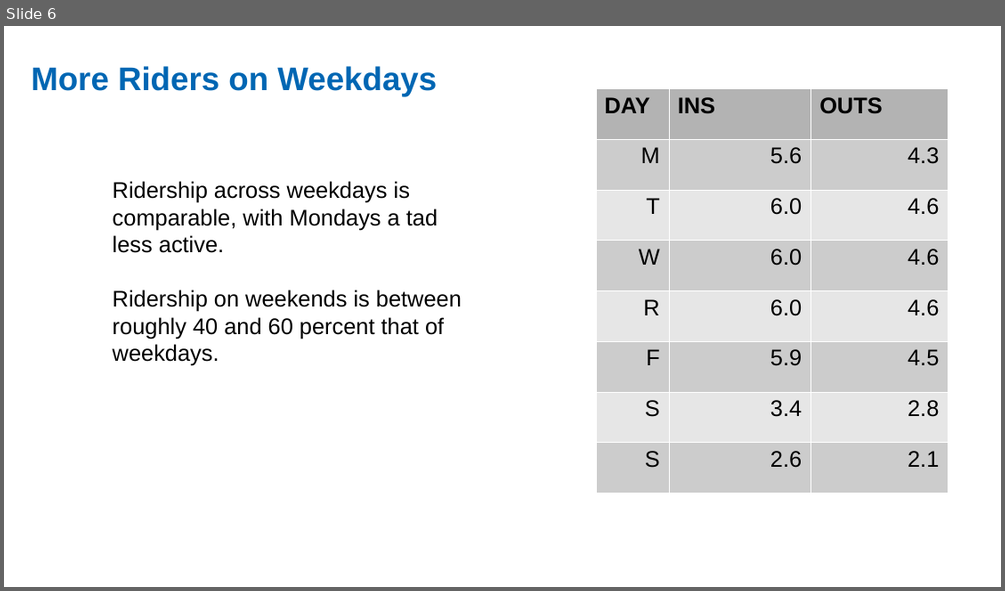
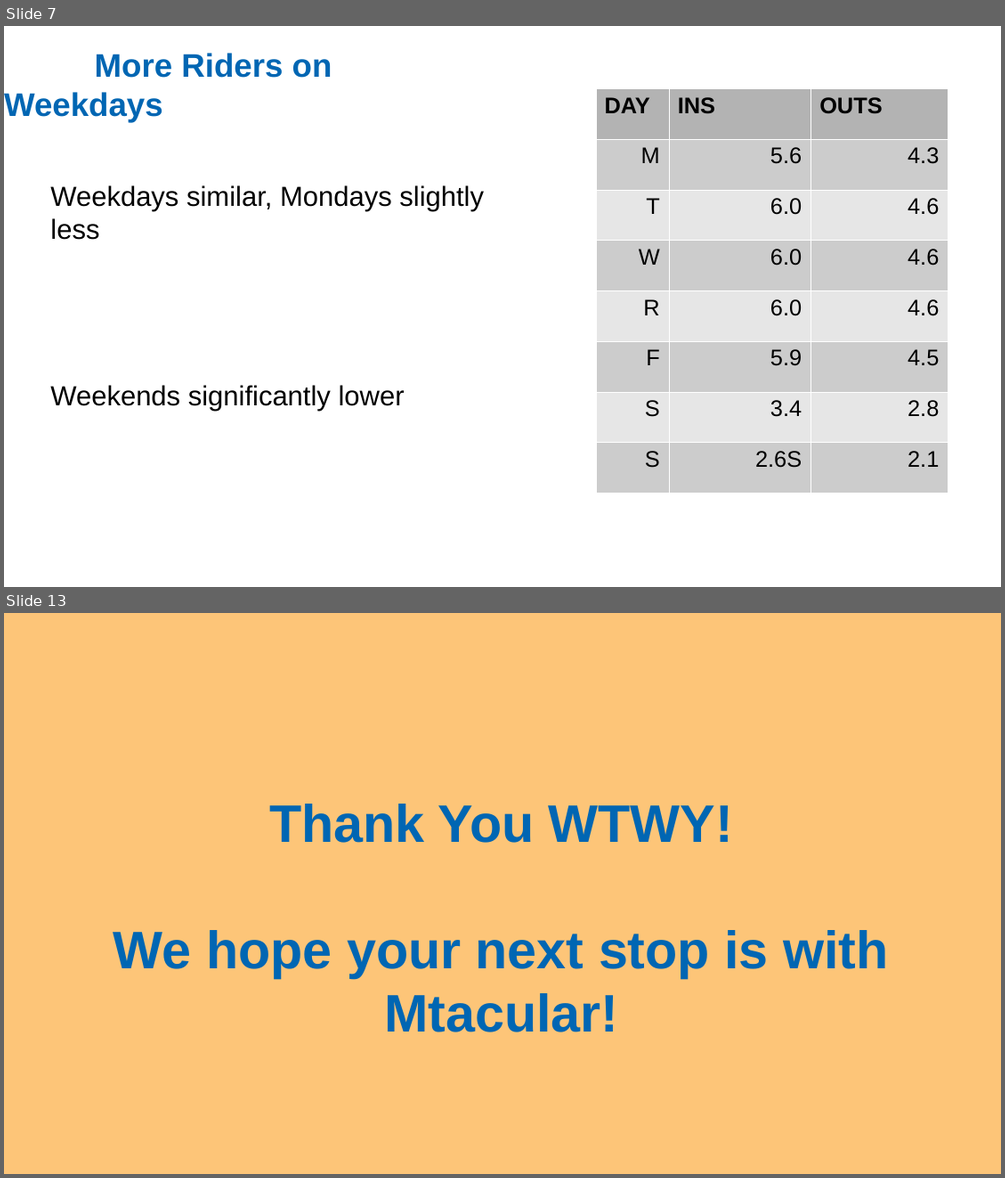
Before and after one commit to ekand/mtacular, a slide deck: reports/MTA_Data_PP_etd.odp. Shown one above the other, each under a label of ours: slide 6 before the commit, slides 7 and 13 after it; the slides between them are not shown. The pictures are 1005x591 and 1005x1178 pixels, drawn with LibreOffice and Linux fonts; fonts in the diff are those of the drawing. Boxes give left, top, right and bottom in pixels: in the first picture for what was removed or moved away, otherwise in the second. Text is boxed around its words. In the diff, an @@ line names an element or a change of style, - is before the commit and + after.

```diff
--- a/reports/MTA_Data_PP_etd.odp
+++ b/reports/MTA_Data_PP_etd.odp
@@ slide 13 added at <box>4,613,1001,1174</box>, background #FDC578 @@
@@ text added at <box>113,803,888,1032</box>, 42 pt, text #0066B3, bold @@
+Thank You WTWY!
+We hope your next stop is with Mtacular!
@@ what was slide 6 is now slide 7 @@
@@ slide 7 changed as well @@
@@ title "More Riders on Weekdays": place and size @@
-title "More Riders on Weekdays" at <box>31,66,437,96</box>
+title "More Riders on Weekdays" at <box>4,53,332,122</box>
@@ title "More Riders on Weekdays" at <box>4,53,332,122</box>: vertical alignment top to middle @@
@@ table at <box>596,88,948,492</box> @@
-row 8, column 2: 2.6
+row 8, column 2: 2.6S
@@ text added at <box>50,185,484,410</box>, 22 pt, text #000000 @@
+Weekdays similar, Mondays slightly less
+Weekends significantly lower
@@ text removed at <box>113,181,461,366</box> @@
-Ridership across weekdays is comparable, with Mondays a tad less active.
-Ridership on weekends is between roughly 40 and 60 percent that of weekdays.
```
Also in this commit, not shown: 4 other slides changed, 8 other slides added, 5 slides removed.
